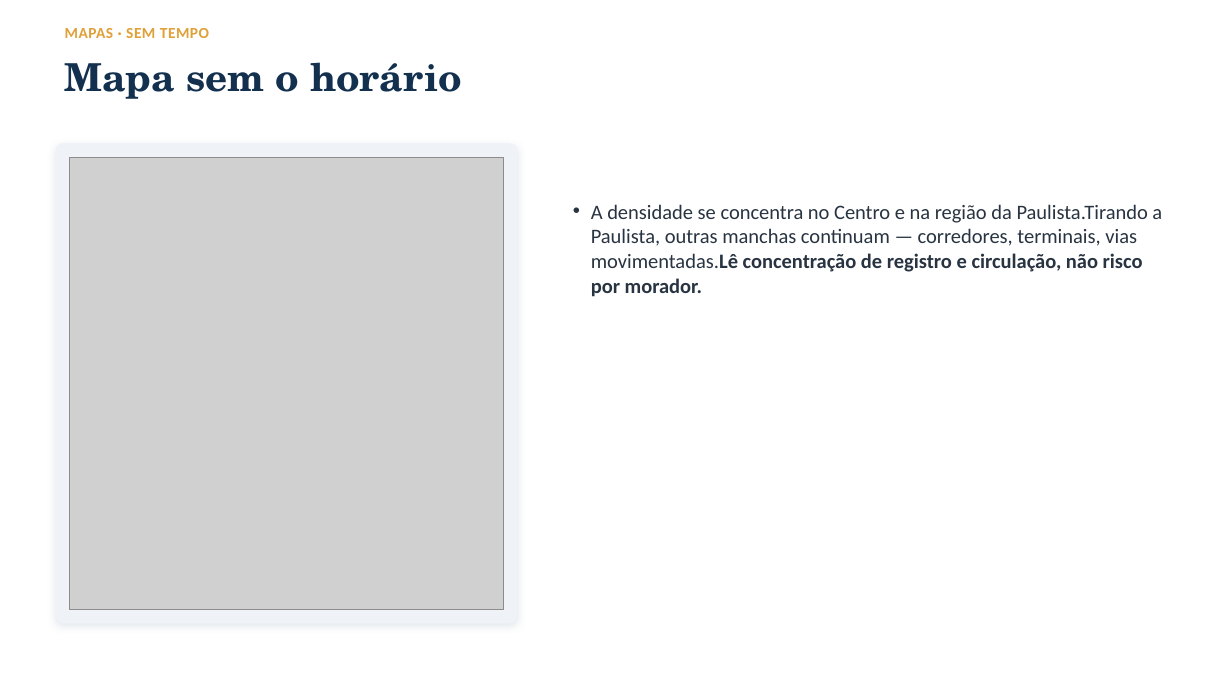
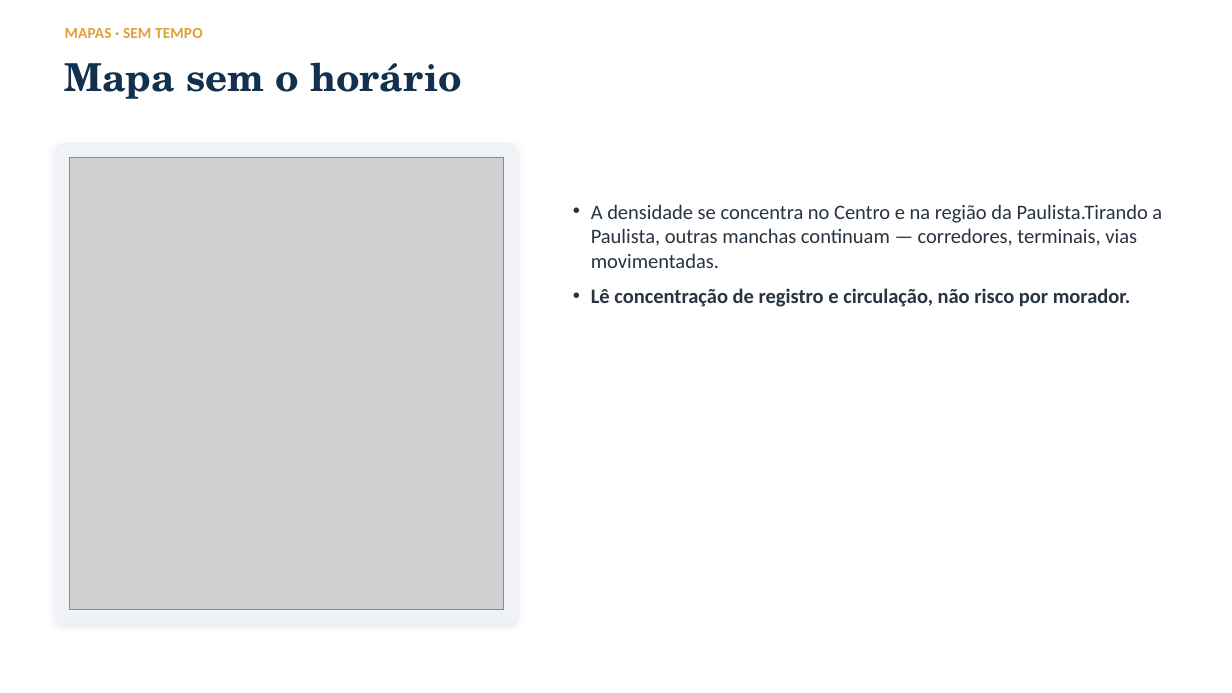
Before and after one commit to especializacao-ia-pucsp/crime-sp-ml, a slide deck: slide 5 of docs/apresentacao.pptx. Drawn at 1232x693 pixels with LibreOffice and Linux fonts; fonts in the diff are those of the drawing; grey boxes stand for pictures. Boxes give left, top, right and bottom in pixels: in the first picture for what was removed or moved away, otherwise in the second. Text is boxed around its words. In the diff, an @@ line names an element or a change of style, - is before the commit and + after.

```diff
--- a/docs/apresentacao.pptx
+++ b/docs/apresentacao.pptx
@@ text "MAPAS · SEM TEMPO" at box(65, 28, 203, 38): letter spacing 0.4 to 0.1 pt @@
@@ text at box(591, 204, 1162, 307): text changed @@
-• A densidade se concentra no Centro e na região da Paulista.Tirando a Paulista, outras manchas continuam — corredores, terminais, vias movimentadas.Lê concentração de registro e circulação, não risco por morador.
+• A densidade se concentra no Centro e na região da Paulista.Tirando a Paulista, outras manchas continuam — corredores, terminais, vias movimentadas.
+• Lê concentração de registro e circulação, não risco por morador.
```
Also in this commit, not shown: 13 other slides changed, 1 other file.
